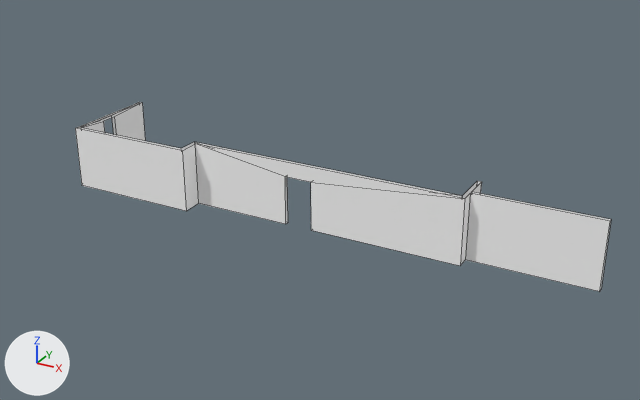
Renders of the FBX model Assets/#_Models/Walls.fbx from each side of a commit.
The view is the same before and after, from a 50 mm camera at (76.4, -238.0, 125.3) aimed at (-49.3, -9.4, 11.0). Every picture has the same lights, and +X, +Y and +Z are marked at lower left. Mesh edges are drawn as thin lines.

Objects in the first picture: 'Walls'.
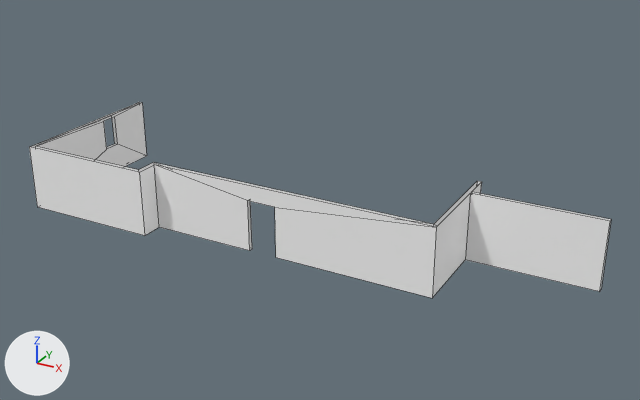
The change, as JSON lines over the scene's bpy script:
```json
{"block": "me_scene", "where": "me_scene.from_pydata(...)  # 56 vertices, 35 faces; spans x -144.0..40.0, y -18.0..18.0, z 0.0..22.0"}
{"block": "me_scene", "where": "# used by ob_walls; location = (0.0, 0.0, 0.0)"}
{"block": "me_scene", "change": "me_scene part 1: all 24 vertices in x -144.0..-1.0, y -18.0..-9.0, z 0.0..22.0 are moved by (0.0, -22.0, 0.0)"}
```

Changed parts and their boxes [x1, y1, x2, y2] in the pictures (640 x 400 px; the box of a moved part takes in the faces that stretch with it):
```json
{"object": "Walls", "change": "reshaped", "before": [75, 102, 611, 291], "after": [29, 102, 611, 298], "on screen": "9% wider"}
{"part": 1, "of": "me_scene", "change": "moved or reshaped", "before": [75, 120, 469, 266], "after": [29, 120, 469, 298]}
```
